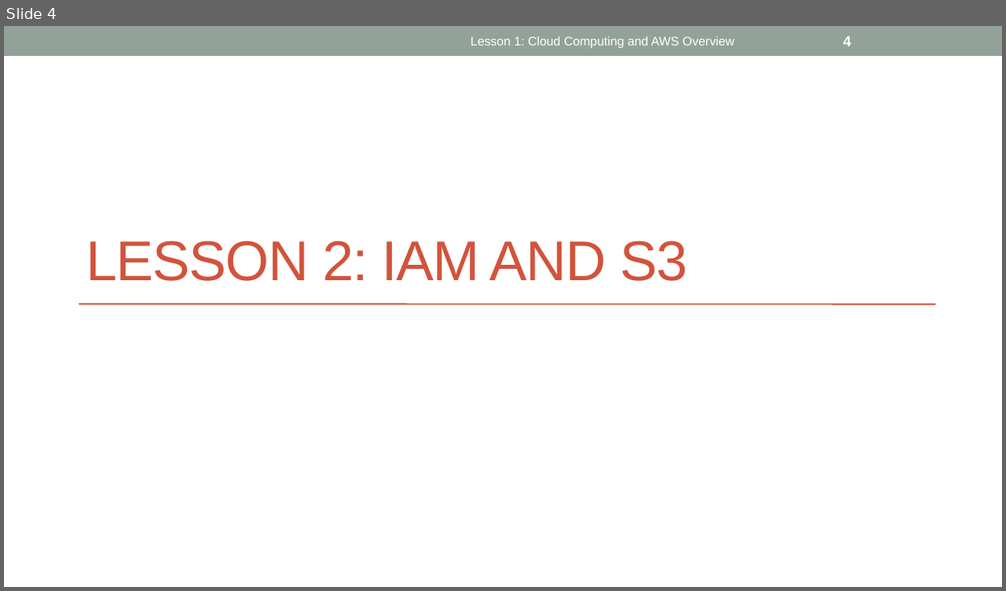
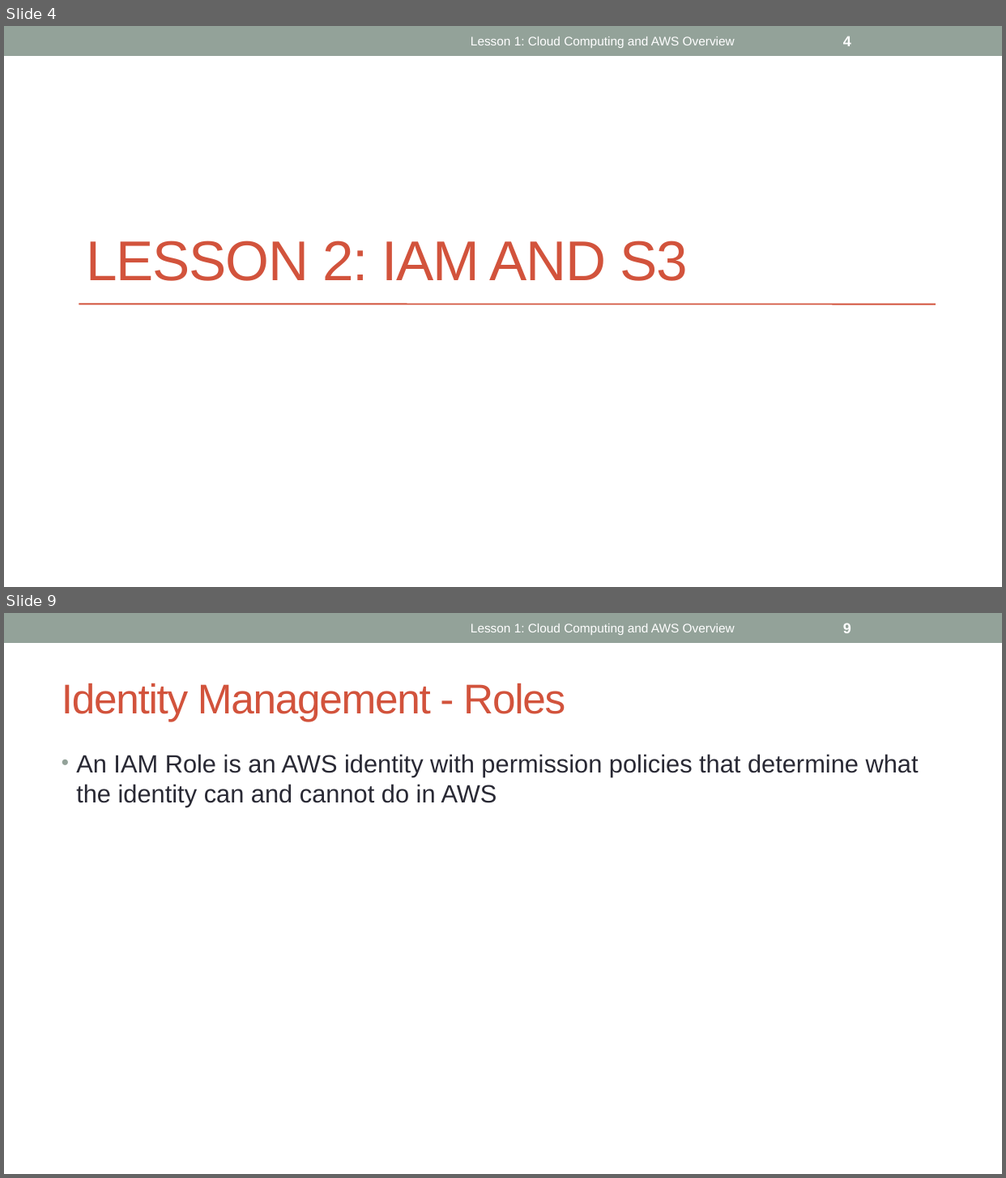
Before and after one commit to ignis01/aws101, a slide deck: aws101-2.pptx. Shown one above the other, each under a label of ours: slide 4 before the commit, slides 4 and 9 after it; the slides between them are not shown. The pictures are 1006x591 and 1006x1178 pixels, drawn with LibreOffice and Linux fonts; fonts in the diff are those of the drawing. Boxes give left, top, right and bottom in pixels: in the first picture for what was removed or moved away, otherwise in the second. Text is boxed around its words. In the diff, an @@ line names an element or a change of style, - is before the commit and + after.

Commit message:
lesson 2 deck created

```diff
--- a/aws101-2.pptx
+++ b/aws101-2.pptx
@@ slide 9 added at [4, 613, 1002, 1174], background #FFFFFF; not listed: 1 template element that a slide beside it also shows @@
@@ text added at [471, 624, 735, 635], 12 pt, text #FFFFFF @@
+Lesson 1: Cloud Computing and AWS Overview
@@ page number added at [843, 623, 851, 633], 14 pt, text #FFFFFF, bold @@
+9
@@ title added at [62, 683, 565, 722], 40 pt, text #D2533C @@
+Identity Management - Roles
@@ text added at [76, 754, 918, 807], 24 pt, text #292934 @@
+• An IAM Role is an AWS identity with permission policies that determine what the identity can and cannot do in AWS
```
Also in this commit, not shown: 1 slide changed, 3 other slides added.
